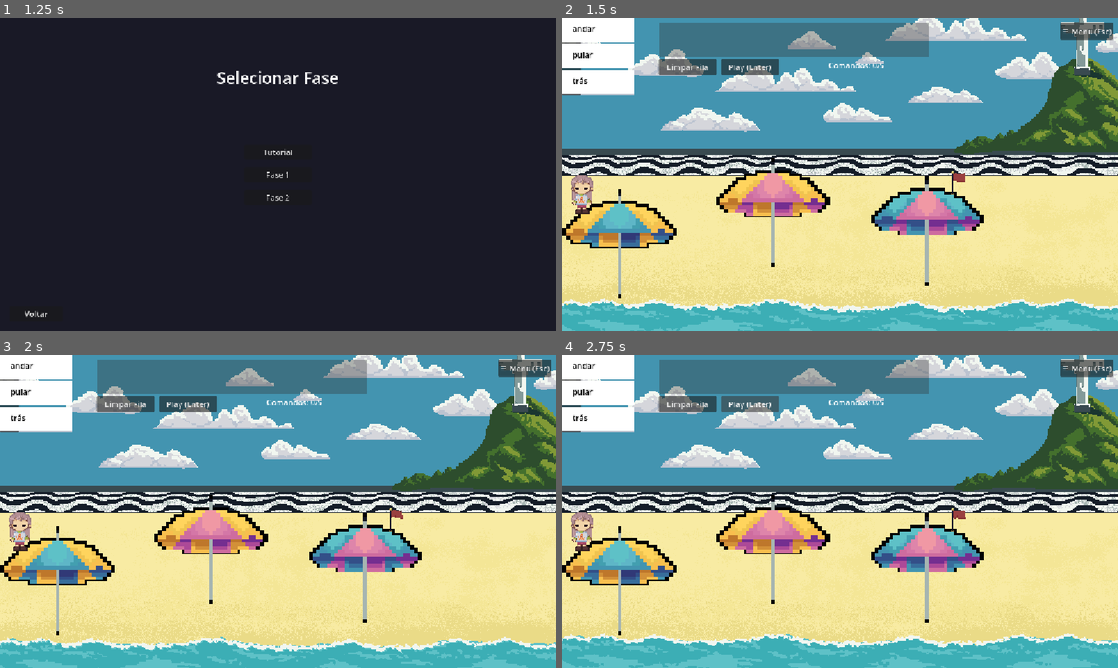
Above: before the commit, frames 1-4 (two rows, left to right).
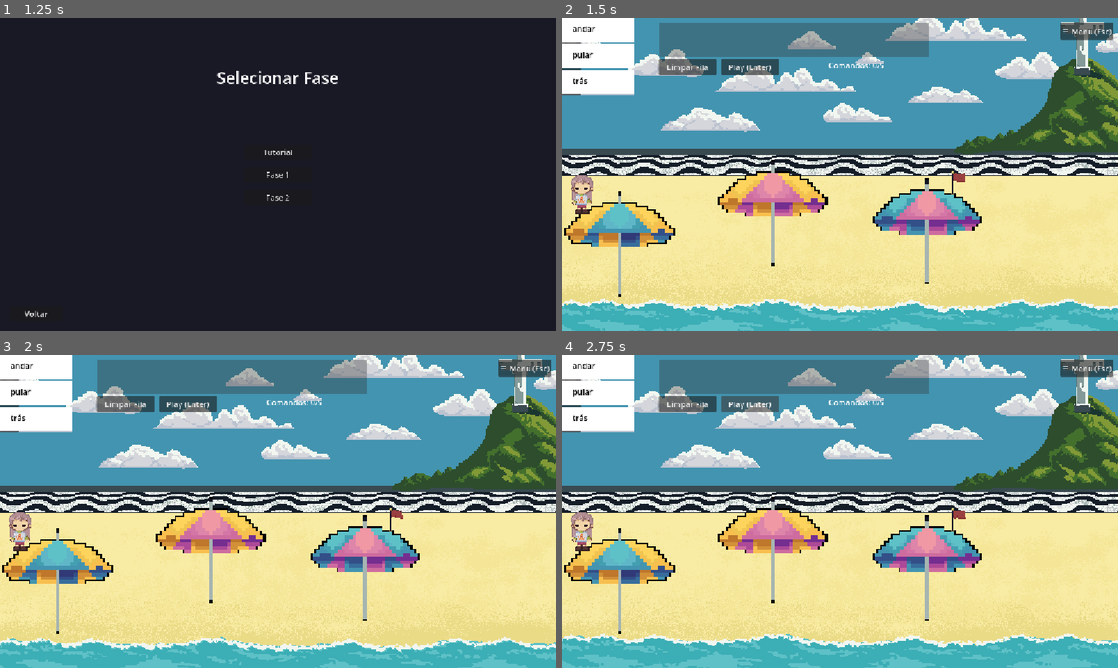
Above: after the commit, the same moments.

Repository: EnzGM/drag--n-play
Game: Godot game, scene res://Scenes/Shared/menu_principal.tscn
The game is run twice, just before and just after one commit, with the same random seed, the same clock (stepped at 60 frames per second) and the same inputs. The engine's default icon, where the game draws it, is replaced by a stand-in: a white triangle on a blue panel in a dark square.
Inputs:
- Up to frame 1 (1.25 s): click "Selecionar Fase" at 0.5 s
- Up to frame 2 (1.5 s): click "Fase 1" at 1.25 s
- Up to frame 3 (2 s): no input
- Up to frame 4 (2.75 s): click "Play (Enter)" at 2 s

Frame 1 is identical in both runs. In frame 2, 0.5% of the frame differs, in the area x 0-76%, y 44-90%; in frame 3, 0.5%; in frame 4, 0.5%.

Commit message:
sprites & sounds added
ambience, music, splashscreen

Diff:
--- /dev/null
+++ b/Assets/cigarra_frames.tres
@@ -0,0 +1,40 @@
+[gd_resource type="SpriteFrames" format=3 uid="uid://d0dxwfmm8qrnt"]
+
+[ext_resource type="Texture2D" uid="uid://duphsck1km4tt" path="res://Assets/cigarra.png" id="1_pf6n8"]
+
+[sub_resource type="AtlasTexture" id="AtlasTexture_klmic"]
+atlas = ExtResource("1_pf6n8")
+region = Rect2(0, 0, 32, 32)
+
+[sub_resource type="AtlasTexture" id="AtlasTexture_c5s6q"]
+atlas = ExtResource("1_pf6n8")
+region = Rect2(32, 0, 32, 32)
+
+[sub_resource type="AtlasTexture" id="AtlasTexture_54cpl"]
+atlas = ExtResource("1_pf6n8")
+region = Rect2(64, 0, 32, 32)
+
+[sub_resource type="AtlasTexture" id="AtlasTexture_tyw78"]
+atlas = ExtResource("1_pf6n8")
+region = Rect2(96, 0, 32, 32)
+
+[resource]
+resource_name = "cigarra_frames"
+animations = [{
+"frames": [{
+"duration": 1.0,
+"texture": SubResource("AtlasTexture_klmic")
+}, {
+"duration": 1.0,
+"texture": SubResource("AtlasTexture_c5s6q")
+}, {
+"duration": 1.0,
+"texture": SubResource("AtlasTexture_54cpl")
+}, {
+"duration": 1.0,
+"texture": SubResource("AtlasTexture_tyw78")
+}],
+"loop": 1,
+"name": &"default",
+"speed": 4.0
+}]
--- a/Scenes/Plataformer/caixa.tscn
+++ b/Scenes/Plataformer/caixa.tscn
@@ -34,8 +34,8 @@
 text = "andar
 "
 
-[node name="SomClique" type="AudioStreamPlayer" parent="."]
+[node name="SomClique" type="AudioStreamPlayer" parent="." unique_id=981492691]
 stream = ExtResource("2_click")
 
-[node name="SomAparecer" type="AudioStreamPlayer" parent="."]
+[node name="SomAparecer" type="AudioStreamPlayer" parent="." unique_id=1242025139]
 stream = ExtResource("3_pop")
--- a/Scenes/Plataformer/fase_1.tscn
+++ b/Scenes/Plataformer/fase_1.tscn
@@ -34,13 +34,14 @@
 region_enabled = true
 region_rect = Rect2(96, 18, 32, 31)
 
-[node name="SpriteOutline" type="Sprite2D" parent="Chao/Sprite2D" index="0" unique_id=1245721650]
+[node name="SpriteOutline2" type="Sprite2D" parent="Chao/Sprite2D" index="0" unique_id=398991548]
 self_modulate = Color(0, 0, 0, 1)
 show_behind_parent = true
-scale = Vector2(1.08, 1.08)
+position = Vector2(0, -8.940697e-08)
+scale = Vector2(1.043, 1.0451614)
 texture = ExtResource("3_guarda")
 region_enabled = true
-region_rect = Rect2(96, 18, 32, 31)
+region_rect = Rect2(128, 18, 32, 31)
 
 [node name="Sprite2D2" type="Sprite2D" parent="Chao" index="1" unique_id=667410869]
 position = Vector2(-143, 80)
@@ -52,7 +53,8 @@
 [node name="SpriteOutline2" type="Sprite2D" parent="Chao/Sprite2D2" index="0" unique_id=667410870]
 self_modulate = Color(0, 0, 0, 1)
 show_behind_parent = true
-scale = Vector2(1.08, 1.08)
+position = Vector2(0, -8.940697e-08)
+scale = Vector2(1.043, 1.0451614)
 texture = ExtResource("3_guarda")
 region_enabled = true
 region_rect = Rect2(128, 18, 32, 31)
@@ -64,16 +66,18 @@
 region_enabled = true
 region_rect = Rect2(160, 18, 32, 31)
 
-[node name="SpriteOutline3" type="Sprite2D" parent="Chao/Sprite2D3" index="0" unique_id=1524790081]
+[node name="SpriteOutline2" type="Sprite2D" parent="Chao/Sprite2D3" index="0" unique_id=1130721519]
 self_modulate = Color(0, 0, 0, 1)
 show_behind_parent = true
-scale = Vector2(1.08, 1.08)
+position = Vector2(0, -8.940697e-08)
+scale = Vector2(1.043, 1.0451614)
 texture = ExtResource("3_guarda")
 region_enabled = true
-region_rect = Rect2(160, 18, 32, 31)
+region_rect = Rect2(128, 18, 32, 31)
 
 [node name="CollisionShape2D" parent="Chao" index="3" unique_id=445313393]
-position = Vector2(-140, 118)
+visible = false
+position = Vector2(-144, 119)
 shape = SubResource("CapsuleShape2D_hya8f")
 
 [node name="CollisionShape2D3" type="CollisionShape2D" parent="Chao" index="4" unique_id=568648295]
--- a/Scenes/Plataformer/fase_tutorial.tscn
+++ b/Scenes/Plataformer/fase_tutorial.tscn
@@ -16,6 +16,9 @@
 pode_morrer = false
 permitir_repetir = true
 
+[node name="CanvasLayer" parent="." index="2" unique_id=1543111422]
+visible = true
+
 [node name="AnimatedSprite2D" parent="Objetivo/CollisionShape2D" parent_id_path=PackedInt32Array(126583945) index="0" unique_id=1698438592]
 position = Vector2(21, -14)
 
--- a/Scenes/TopDown/PersonagemGrid.tscn
+++ b/Scenes/TopDown/PersonagemGrid.tscn
@@ -1,15 +1,17 @@
-[gd_scene format=3]
+[gd_scene format=3 uid="uid://cttnon2qsg7er"]
 
 [ext_resource type="Script" uid="uid://dqedblfpnmifi" path="res://Scripts/TopDown/personagem_grid.gd" id="1_grid"]
-[ext_resource type="AudioStream" path="res://Assets/Sons/footstep1.wav" id="2_step1"]
-[ext_resource type="AudioStream" path="res://Assets/Sons/footstep2.wav" id="3_step2"]
-[ext_resource type="AudioStream" path="res://Assets/Sons/cancel.wav" id="4_bloqueado"]
-[ext_resource type="AudioStream" path="res://Assets/Sons/jump_impact.wav" id="5_ataque"]
+[ext_resource type="SpriteFrames" uid="uid://dxaf24ivwmhvm" path="res://Assets/hero_frames.tres" id="2_27hk8"]
+[ext_resource type="AudioStream" uid="uid://c773if1ju2n8m" path="res://Assets/Sons/footstep1.wav" id="2_step1"]
+[ext_resource type="AudioStream" uid="uid://dd1444nycbc4w" path="res://Assets/Sons/footstep2.wav" id="3_step2"]
+[ext_resource type="AudioStream" uid="uid://bux42kukbnhab" path="res://Assets/Sons/cancel.wav" id="4_bloqueado"]
+[ext_resource type="AudioStream" uid="uid://bj4j2cfjl0c5m" path="res://Assets/Sons/jump_impact.wav" id="5_ataque"]
 
 [node name="PersonagemGrid" type="Node2D" unique_id=2001000001]
 script = ExtResource("1_grid")
 
 [node name="Corpo" type="ColorRect" parent="." unique_id=2001000002]
+visible = false
 offset_left = -32.0
 offset_top = -32.0
 offset_right = 32.0
@@ -19,19 +21,20 @@
 [node name="Seta" type="Node2D" parent="." unique_id=2001000003]
 
 [node name="Ponta" type="Polygon2D" parent="Seta" unique_id=2001000004]
-color = Color(1, 1, 1, 1)
 polygon = PackedVector2Array(18, 0, -6, -12, -6, 12)
 
 [node name="AnimatedSprite2D" type="AnimatedSprite2D" parent="." unique_id=2001000005]
+sprite_frames = ExtResource("2_27hk8")
+animation = &"idle"
 
-[node name="SomPasso1" type="AudioStreamPlayer" parent="."]
+[node name="SomPasso1" type="AudioStreamPlayer" parent="." unique_id=427769852]
 stream = ExtResource("2_step1")
 
-[node name="SomPasso2" type="AudioStreamPlayer" parent="."]
+[node name="SomPasso2" type="AudioStreamPlayer" parent="." unique_id=1514599077]
 stream = ExtResource("3_step2")
 
-[node name="SomBloqueado" type="AudioStreamPlayer" parent="."]
+[node name="SomBloqueado" type="AudioStreamPlayer" parent="." unique_id=1754353890]
 stream = ExtResource("4_bloqueado")
 
-[node name="SomAtacar" type="AudioStreamPlayer" parent="."]
+[node name="SomAtacar" type="AudioStreamPlayer" parent="." unique_id=1317351484]
 stream = ExtResource("5_ataque")
--- a/Scenes/TopDown/fase_2.tscn
+++ b/Scenes/TopDown/fase_2.tscn
@@ -1,15 +1,16 @@
 [gd_scene format=3 uid="uid://d3g02tcqrxok1"]
 
 [ext_resource type="Script" uid="uid://4evk0m4rsall" path="res://Scripts/TopDown/fase_grid.gd" id="1_grid"]
-[ext_resource type="PackedScene" path="res://Scenes/TopDown/PersonagemGrid.tscn" id="2_player"]
+[ext_resource type="PackedScene" uid="uid://cttnon2qsg7er" path="res://Scenes/TopDown/PersonagemGrid.tscn" id="2_player"]
 [ext_resource type="PackedScene" path="res://Scenes/TopDown/parede.tscn" id="3_parede"]
-[ext_resource type="PackedScene" path="res://Scenes/TopDown/inimigo.tscn" id="4_inimigo"]
+[ext_resource type="PackedScene" uid="uid://uuv4o7ie04ej" path="res://Scenes/TopDown/inimigo.tscn" id="4_inimigo"]
+[ext_resource type="SpriteFrames" uid="uid://d0dxwfmm8qrnt" path="res://Assets/cigarra_frames.tres" id="4_wsk3u"]
 [ext_resource type="PackedScene" uid="uid://bnlbmab8kwaed" path="res://Scenes/Plataformer/caixa.tscn" id="5_caixa"]
 [ext_resource type="SpriteFrames" uid="uid://cfbttc8hw182h" path="res://Assets/flag_frames.tres" id="6_flag"]
-[ext_resource type="AudioStream" path="res://Assets/Sons/appear.wav" id="7_appear"]
-[ext_resource type="AudioStream" path="res://Assets/Sons/cancel.wav" id="8_cancel"]
-[ext_resource type="AudioStream" path="res://Assets/Sons/box.wav" id="9_box"]
-[ext_resource type="AudioStream" path="res://Assets/Sons/pop2.wav" id="10_pop2"]
+[ext_resource type="AudioStream" uid="uid://biyppp3vw1if2" path="res://Assets/Sons/appear.wav" id="7_appear"]
+[ext_resource type="AudioStream" uid="uid://bux42kukbnhab" path="res://Assets/Sons/cancel.wav" id="8_cancel"]
+[ext_resource type="AudioStream" uid="uid://5b5w5gleaxp0" path="res://Assets/Sons/box.wav" id="9_box"]
+[ext_resource type="AudioStream" uid="uid://dvsgco71jerhm" path="res://Assets/Sons/pop2.wav" id="10_pop2"]
 
 [node name="fase_2" type="Node2D" unique_id=2010000000]
 process_mode = 3
@@ -41,11 +42,25 @@
 [node name="Inimigo" parent="Inimigos" unique_id=2010000006 instance=ExtResource("4_inimigo")]
 position = Vector2(400, 0)
 
-[node name="Inimigo2" parent="Inimigos" unique_id=2010000007 instance=ExtResource("4_inimigo")]
-position = Vector2(200, 200)
-
-[node name="Inimigo3" parent="Inimigos" unique_id=2010000053 instance=ExtResource("4_inimigo")]
-position = Vector2(300, 400)
+[node name="AnimatedSprite2D2" type="AnimatedSprite2D" parent="Inimigos/Inimigo" unique_id=1187197257]
+scale = Vector2(1.4668374, 1.5559458)
+sprite_frames = ExtResource("4_wsk3u")
+
+[node name="Inimigo" parent="Inimigos/Inimigo" unique_id=2002000001 instance=ExtResource("4_inimigo")]
+position = Vector2(400, 0)
+
+[node name="AnimatedSprite2D2" type="AnimatedSprite2D" parent="Inimigos/Inimigo/Inimigo" unique_id=1434981138]
+position = Vector2(-604.99994, 202.99998)
+scale = Vector2(1.4668374, 1.5559458)
+sprite_frames = ExtResource("4_wsk3u")
+
+[node name="Inimigo" parent="Inimigos/Inimigo/Inimigo" unique_id=1336255515 instance=ExtResource("4_inimigo")]
+position = Vector2(400, 0)
+
+[node name="AnimatedSprite2D2" type="AnimatedSprite2D" parent="Inimigos/Inimigo/Inimigo/Inimigo" unique_id=1529421517]
+position = Vector2(-901, 403)
+scale = Vector2(1.4668374, 1.5559458)
+sprite_frames = ExtResource("4_wsk3u")
 
 [node name="Objetivo" type="Node2D" parent="." unique_id=2010000008]
 position = Vector2(0, 400)
@@ -58,28 +73,28 @@
 [node name="Player" parent="." unique_id=2010000010 instance=ExtResource("2_player")]
 position = Vector2(0, 200)
 
-[node name="SomAparecerPainel" type="AudioStreamPlayer" parent="."]
+[node name="SomAparecerPainel" type="AudioStreamPlayer" parent="." unique_id=1388541717]
 stream = ExtResource("7_appear")
 
-[node name="SomCancelar" type="AudioStreamPlayer" parent="."]
+[node name="SomCancelar" type="AudioStreamPlayer" parent="." unique_id=658027475]
 stream = ExtResource("8_cancel")
 
-[node name="SomCaixaEncaixada" type="AudioStreamPlayer" parent="."]
+[node name="SomCaixaEncaixada" type="AudioStreamPlayer" parent="." unique_id=1518476461]
 stream = ExtResource("9_box")
 
-[node name="SomCaixaRemovida" type="AudioStreamPlayer" parent="."]
+[node name="SomCaixaRemovida" type="AudioStreamPlayer" parent="." unique_id=326306655]
 stream = ExtResource("10_pop2")
 
-[node name="SomAparecerPainel" type="AudioStreamPlayer" parent="."]
+[node name="SomAparecerPainel2" type="AudioStreamPlayer" parent="." unique_id=1917452478]
 stream = ExtResource("7_appear")
 
-[node name="SomCancelar" type="AudioStreamPlayer" parent="."]
+[node name="SomCancelar2" type="AudioStreamPlayer" parent="." unique_id=116708955]
 stream = ExtResource("8_cancel")
 
-[node name="SomCaixaEncaixada" type="AudioStreamPlayer" parent="."]
+[node name="SomCaixaEncaixada2" type="AudioStreamPlayer" parent="." unique_id=145660910]
 stream = ExtResource("9_box")
 
-[node name="SomCaixaRemovida" type="AudioStreamPlayer" parent="."]
+[node name="SomCaixaRemovida2" type="AudioStreamPlayer" parent="." unique_id=1635573744]
 stream = ExtResource("10_pop2")
 
 [node name="Camera2D" type="Camera2D" parent="." unique_id=2010000011]
@@ -130,9 +145,8 @@
 offset_left = 260.0
 offset_top = 6.0
 offset_bottom = 30.0
-grow_vertical = 1
+text = "Comandos: 0/6"
 horizontal_alignment = 1
-text = "Comandos: 0/6"
 
 [node name="Seta" type="Polygon2D" parent="CanvasLayer/Trilho" unique_id=2010000050]
 visible = false
--- a/Scenes/TopDown/inimigo.tscn
+++ b/Scenes/TopDown/inimigo.tscn
@@ -1,10 +1,13 @@
-[gd_scene format=3]
+[gd_scene format=3 uid="uid://uuv4o7ie04ej"]
 
 [node name="Inimigo" type="Node2D" unique_id=2002000001]
 
 [node name="Corpo" type="ColorRect" parent="." unique_id=2002000002]
+visible = false
 offset_left = -25.0
 offset_top = -25.0
 offset_right = 25.0
 offset_bottom = 25.0
 color = Color(0.85, 0.15, 0.15, 1)
+
+[node name="AnimatedSprite2D" type="AnimatedSprite2D" parent="." unique_id=663236792]
Binary file added: Assets/cigarra.png
Not shown, added: Assets/cigarra.png.import
Binary file added: Assets/nodeattack.png
Not shown, added: Assets/nodeattack.png.import
Binary file added: Assets/nodejump.png
Not shown, added: Assets/nodejump.png.import
Binary file added: Assets/nodetab.png
Not shown, added: Assets/nodetab.png.import
Binary file added: Assets/nodetabopen.png
Not shown, added: Assets/nodetabopen.png.import
Binary file added: Assets/nodewalkdown.png
Not shown, added: Assets/nodewalkdown.png.import
(and 16 more such lines)
